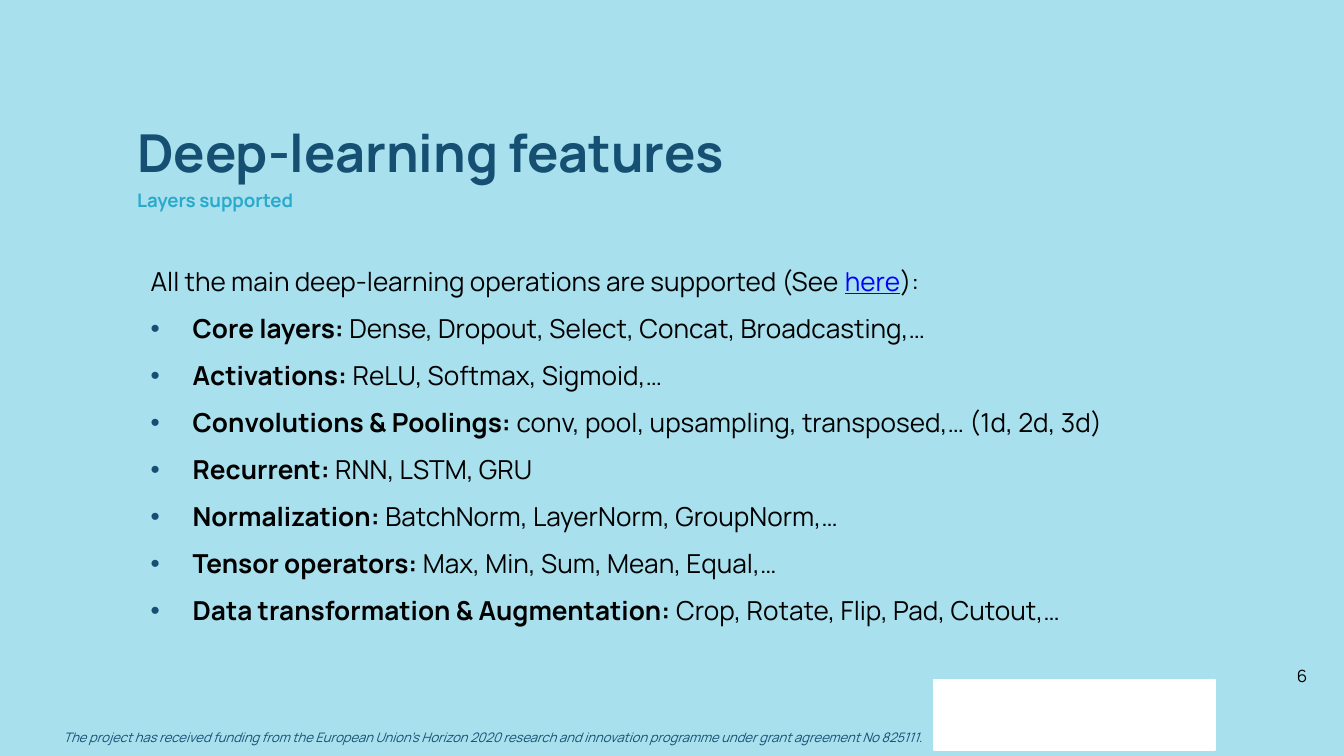
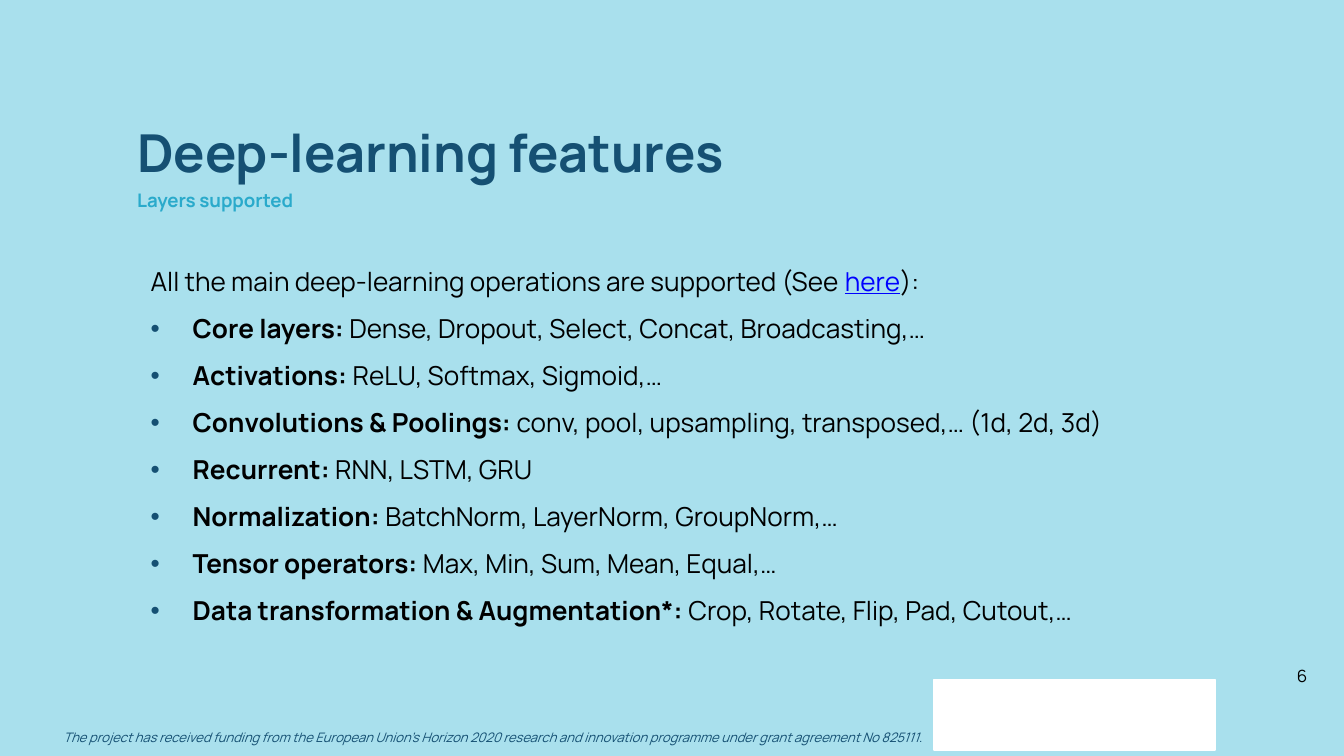
Before and after one commit to deephealthproject/winter-school, a slide deck: slide 6 of lab/00_ecvl_eddl_environment/EDDL_Intro.pptx. Drawn at 1344x756 pixels with LibreOffice and Linux fonts; fonts in the diff are those of the drawing; background and template pictures are left out. Boxes give left, top, right and bottom in pixels: in the first picture for what was removed or moved away, otherwise in the second. Text is boxed around its words. In the diff, an @@ line names an element or a change of style, - is before the commit and + after.

```diff
--- a/lab/00_ecvl_eddl_environment/EDDL_Intro.pptx
+++ b/lab/00_ecvl_eddl_environment/EDDL_Intro.pptx
@@ text at bbox=[193, 600, 1072, 627]: text changed @@
-• Data transformation & Augmentation: Crop, Rotate, Flip, Pad, Cutout,…
+• Data transformation & Augmentation*: Crop, Rotate, Flip, Pad, Cutout,…
```
Also in this commit, not shown: 4 other slides changed, 2 other files.
